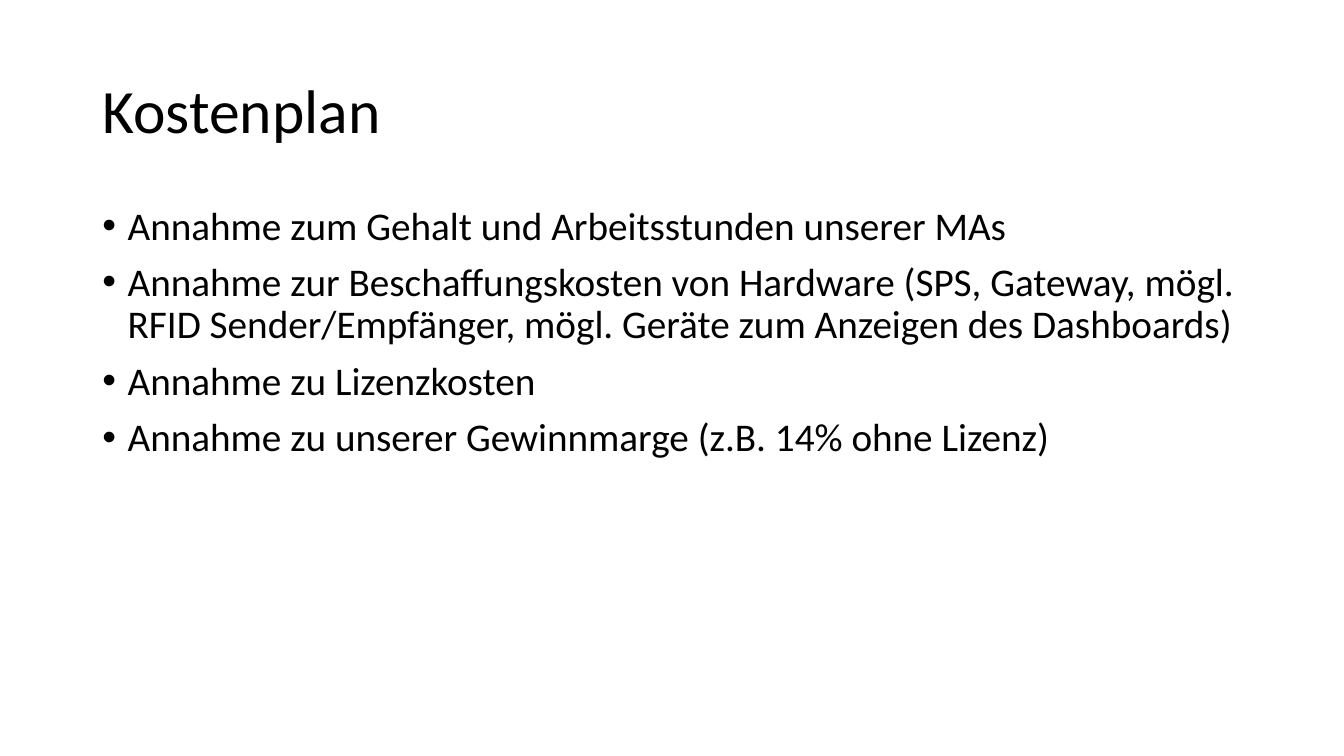
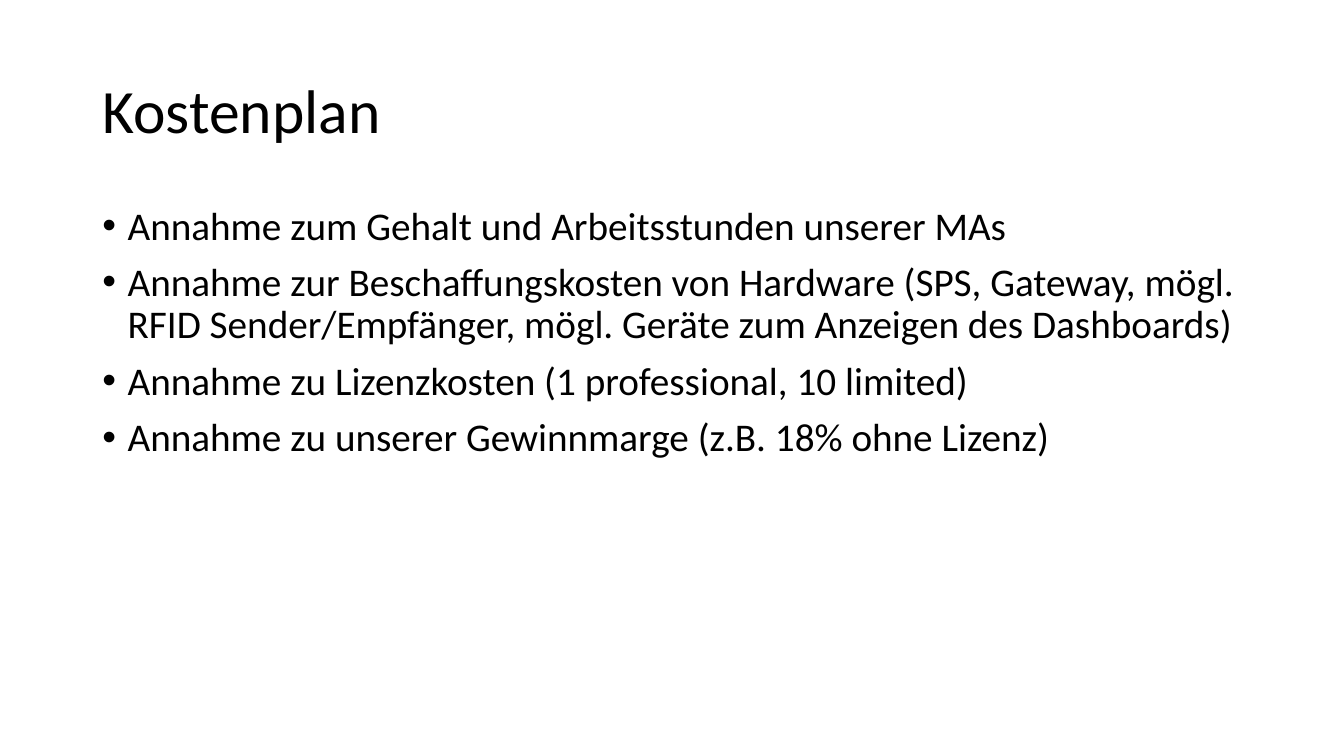
Before and after one commit to albae3333/DigitaleFabrik, a slide deck: slide 12 of Präsentation/Präsentation_Entwurf.pptx. Drawn at 1344x756 pixels with LibreOffice and Linux fonts; fonts in the diff are those of the drawing. Boxes give left, top, right and bottom in pixels: in the first picture for what was removed or moved away, otherwise in the second. Text is boxed around its words. In the diff, an @@ line names an element or a change of style, - is before the commit and + after.

Commit message:
added file with questions, updated presentation with what to do

```diff
--- a/Präsentation/Präsentation_Entwurf.pptx
+++ b/Präsentation/Präsentation_Entwurf.pptx
@@ text at <box>128,366,1049,458</box>: text changed @@
-• Annahme zu Lizenzkosten
-• Annahme zu unserer Gewinnmarge (z.B. 14% ohne Lizenz)
+• Annahme zu Lizenzkosten (1 professional, 10 limited)
+• Annahme zu unserer Gewinnmarge (z.B. 18% ohne Lizenz)
```
Also in this commit, not shown: 1 other file.
